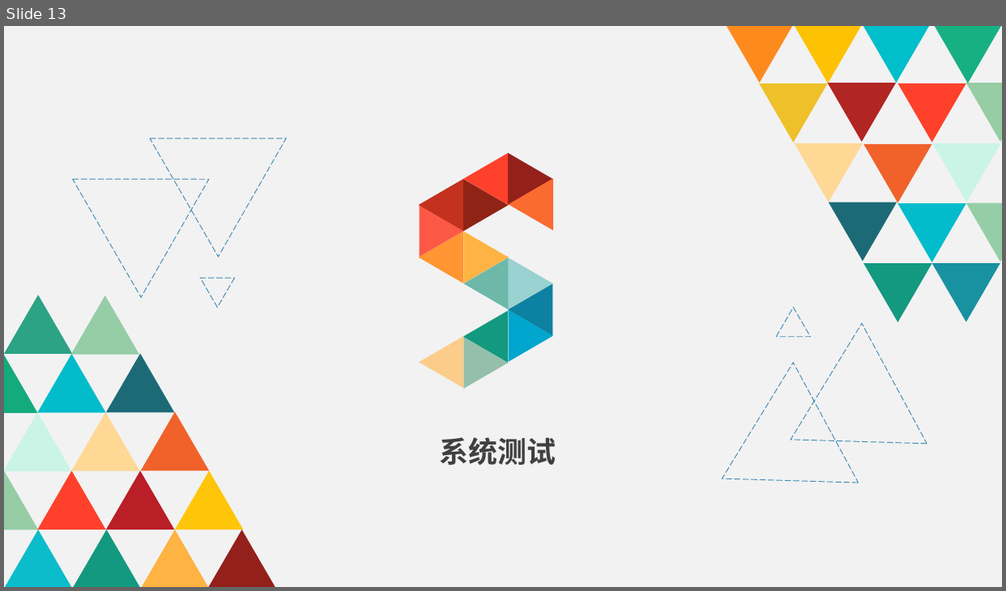
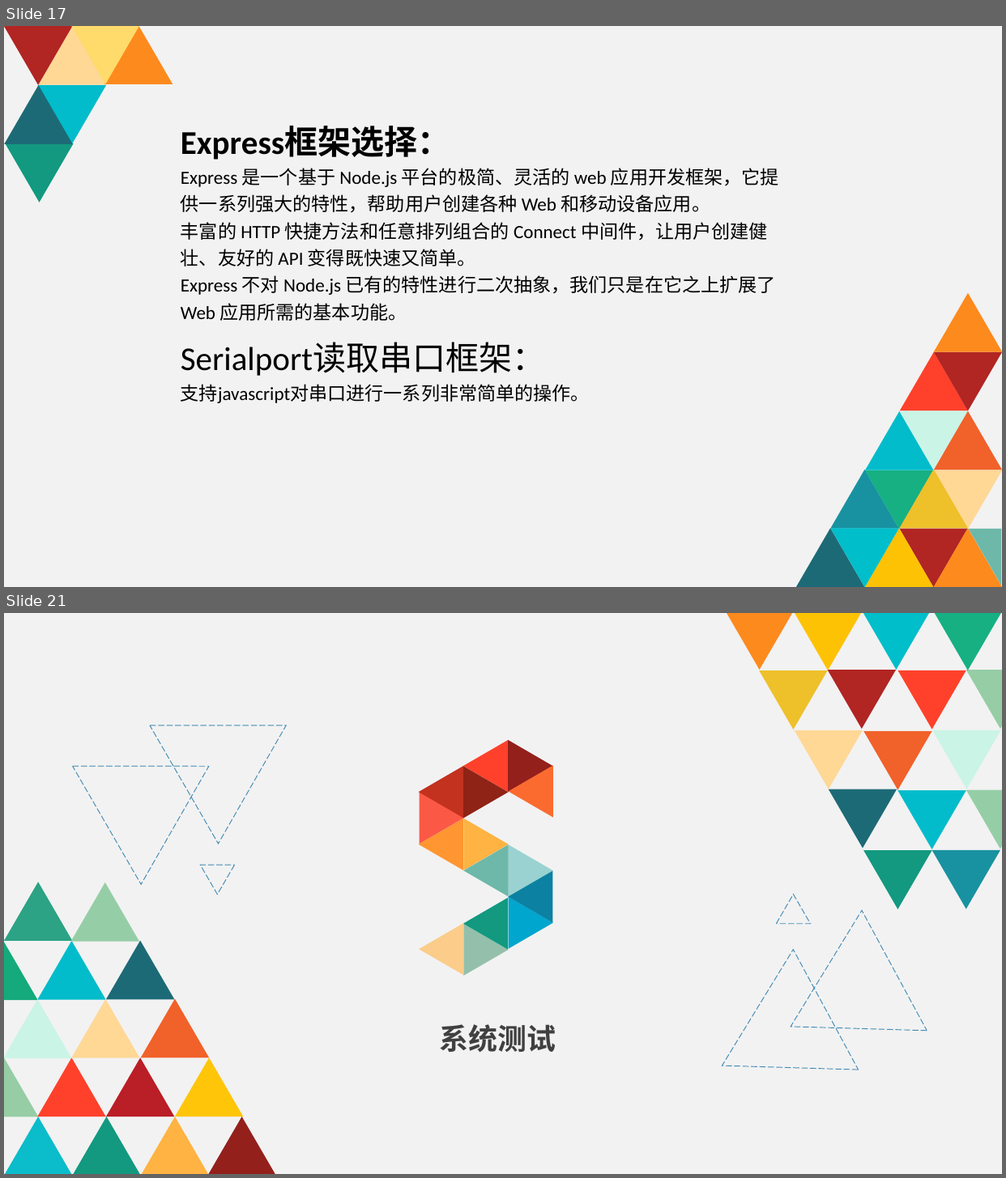
Before and after one commit to reduceme/paper, a slide deck: 毕业答辩PPT.pptx. Shown one above the other, each under a label of ours: slide 13 before the commit, slides 17 and 21 after it; the slides between them are not shown. The pictures are 1006x591 and 1006x1178 pixels, drawn with LibreOffice and Linux fonts; fonts in the diff are those of the drawing; background and template pictures are left out. Boxes give left, top, right and bottom in pixels: in the first picture for what was removed or moved away, otherwise in the second. Text is boxed around its words. In the diff, an @@ line names an element or a change of style, - is before the commit and + after.

```diff
--- a/毕业答辩PPT.pptx
+++ b/毕业答辩PPT.pptx
@@ slide 17 added at box(4, 26, 1002, 587), background #FFFFFF @@
@@ rectangle added at box(4, 26, 1002, 587), fill #F2F2F2 @@
@@ triangle added at box(4, 26, 72, 85), fill #B12523 @@
@@ triangle added at box(39, 26, 107, 85), fill #FFD896 @@
@@ triangle added at box(71, 26, 139, 84), fill #FEDB6A @@
@@ triangle added at box(104, 26, 172, 84), fill #FD8A1D @@
@@ triangle added at box(4, 85, 72, 144), fill #1D6A77 @@
@@ triangle added at box(38, 85, 106, 144), fill #02BCCB @@
@@ triangle added at box(5, 143, 73, 203), fill #129980 @@
@@ text added at box(181, 126, 779, 403), 18 pt, text #000000 @@
+Express框架选择：
+Express 是一个基于 Node.js 平台的极简、灵活的 web 应用开发框架，它提供一系列强大的特性，帮助用户创建各种 Web 和移动设备应用。
+丰富的 HTTP 快捷方法和任意排列组合的 Connect 中间件，让用户创建健壮、友好的 API 变得既快速又简单。
+Express 不对 Node.js 已有的特性进行二次抽象，我们只是在它之上扩展了 Web 应用所需的基本功能。
+Serialport读取串口框架：
+支持javascript对串口进行一系列非常简单的操作。
@@ triangle added at box(934, 293, 1002, 352), fill #FD8A1D @@
@@ triangle added at box(900, 352, 968, 412), fill #FF412B @@
@@ triangle added at box(934, 352, 1002, 412), fill #B12523 @@
@@ triangle added at box(865, 412, 933, 471), fill #02BCCB @@
@@ triangle added at box(899, 412, 967, 471), fill #CAF4E6 @@
@@ triangle added at box(934, 412, 1002, 471), fill #F1612A @@
@@ triangle added at box(830, 470, 898, 529), fill #1892A1 @@
@@ triangle added at box(865, 471, 933, 530), fill #16B083 @@
@@ triangle added at box(899, 470, 967, 529), fill #EEC02A @@
@@ triangle added at box(934, 471, 1002, 530), fill #FFD896 @@
@@ triangle added at box(796, 528, 864, 587), fill #1D6A77 @@
@@ triangle added at box(830, 529, 898, 587), fill #00BECA @@
@@ triangle added at box(865, 528, 933, 587), fill #FEC204 @@
@@ triangle added at box(899, 529, 967, 587), fill #B12523 @@
@@ triangle added at box(934, 528, 1002, 587), fill #FD8A1D @@
@@ freeform shape added at box(968, 529, 1001, 586), fill #6DB8A9 @@
@@ what was slide 13 is now slide 21 @@
```
Also in this commit, not shown: 4 slides changed, 7 other slides added.
